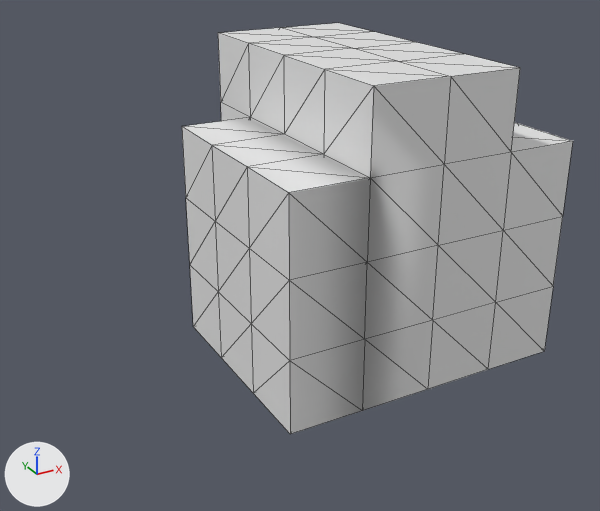
The FBX model Assets/Meshes/EditTests.fbx as it was, and as the next commit left it.
The view is the same before and after, from a 50 mm lens placed at (-0.332, -0.868, 0.585), pointed at (0.156, 0.018, 0.142). Arrows for +X, +Y and +Z are at lower left; the lights stay in place. Mesh edges are drawn as thin lines. Where no turn or scale is listed for an object, it has been applied to the vertices. Vertices at the same position are counted once.

Names of what the first picture shows: 'EditTests'.
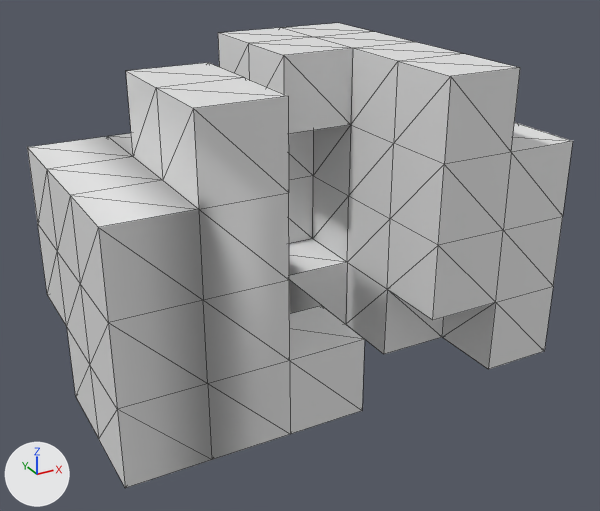
Location of each change, (x1, y1, x2, y2) in pixels of the pictures (600 x 511 px):
'EditTests', reshaped (40% wider, 13% taller): before (182, 23, 573, 434); after (27, 23, 573, 488)
part 1 of me_sm_edittests, built on: before (182, 48, 496, 433); after (27, 48, 496, 488)

What the commit changed:
me_sm_edittests is used by ob_edittests; location (0.0, 0.0, 0.0).
me_sm_edittests had 125 vertices, 194 faces and spanned x 0.05..0.45, y -0.15..0.25, z 0.0..0.4.
me_sm_edittests now has 177 vertices, 274 faces and spans x -0.15..0.45, y -0.15..0.25, z 0.0..0.4.
Part 1, on me_sm_edittests:
11 vertices are removed from x 0.15..0.25, y -0.15..0.05, z 0.0..0.4.
80 faces are deleted.
4 vertices are added at (0.25, 0.15, 0.1), (0.25, 0.15, 0.3), (0.25, 0.05, 0.3), (0.25, 0.15, 0.2).
14 new vertices lie (-0.1, 0.0, 0.0) away from vertices in x 0.05, y -0.15..0.15, z 0.0..0.3.
14 new vertices lie (-0.1, 0.0, 0.0) away from vertices in x -0.05, y -0.15..0.15, z 0.0..0.3.
16 new vertices lie (0.0, 0.1, 0.0) away from vertices in x -0.15..0.35, y -0.15..-0.05, z 0.0..0.3.
9 new vertices lie (0.0, 0.0, 0.1) away from vertices in x -0.15..0.25, y -0.15..0.05, z 0.0..0.3.
6 new vertices lie (0.0, -0.1, 0.0) away from vertices in x -0.15..0.25, y 0.15, z 0.1..0.3.
160 new faces join them.
